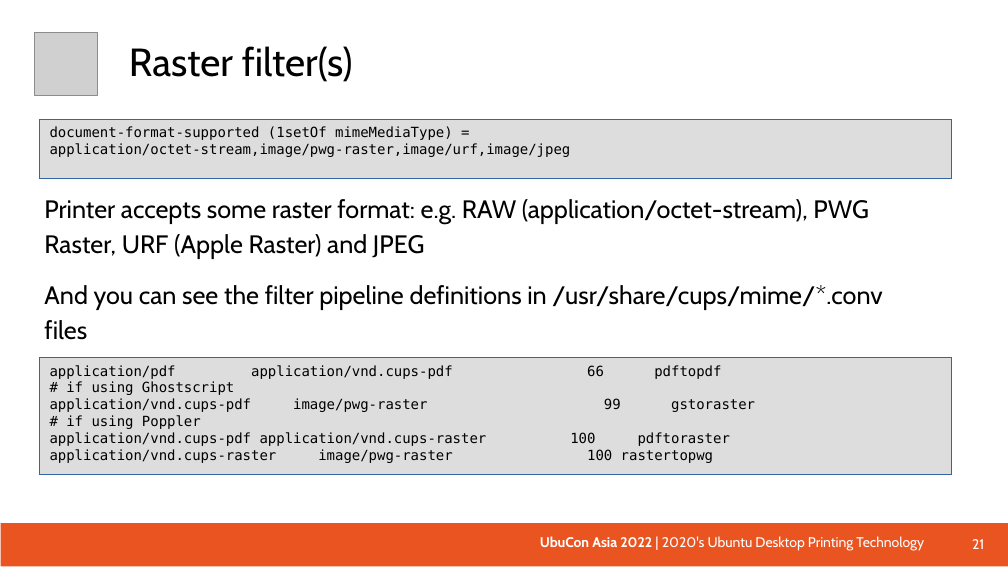
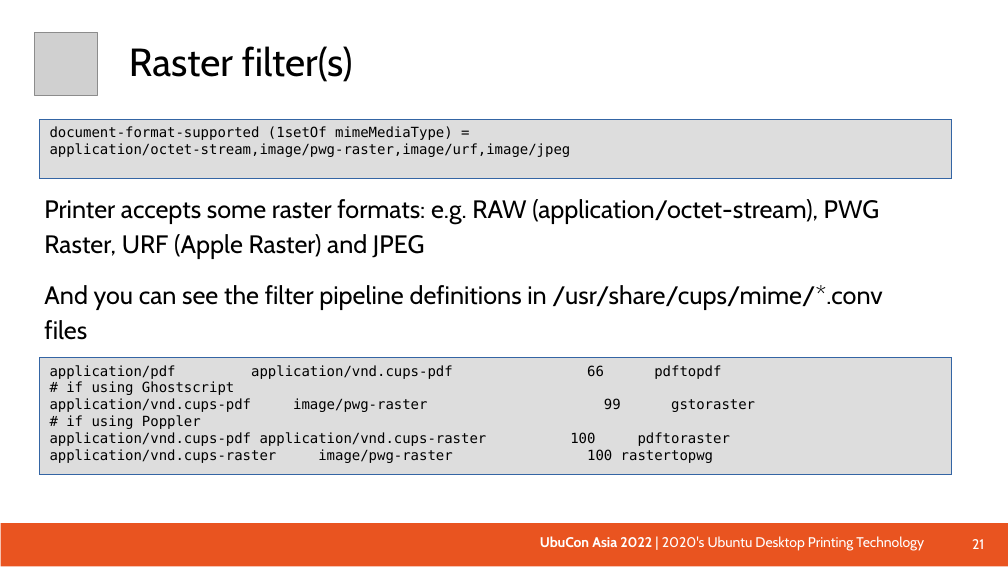
Before and after one commit to naruoga/presentations, a slide deck: slide 21 of Ubucon_2022_Desktop_Printing.odp. Drawn at 1008x567 pixels with LibreOffice and Linux fonts; fonts in the diff are those of the drawing; grey boxes stand for pictures. Boxes give left, top, right and bottom in pixels: in the first picture for what was removed or moved away, otherwise in the second. Text is boxed around its words. In the diff, an @@ line names an element or a change of style, - is before the commit and + after.

```diff
--- a/Ubucon_2022_Desktop_Printing.odp
+++ b/Ubucon_2022_Desktop_Printing.odp
@@ text at (x1=44, y1=199, x2=880, y2=259): text changed @@
-Printer accepts some raster format: e.g. RAW (application/octet-stream), PWG Raster, URF (Apple Raster) and JPEG
+Printer accepts some raster formats: e.g. RAW (application/octet-stream), PWG Raster, URF (Apple Raster) and JPEG
```
Also in this commit, not shown: 5 other slides changed.
